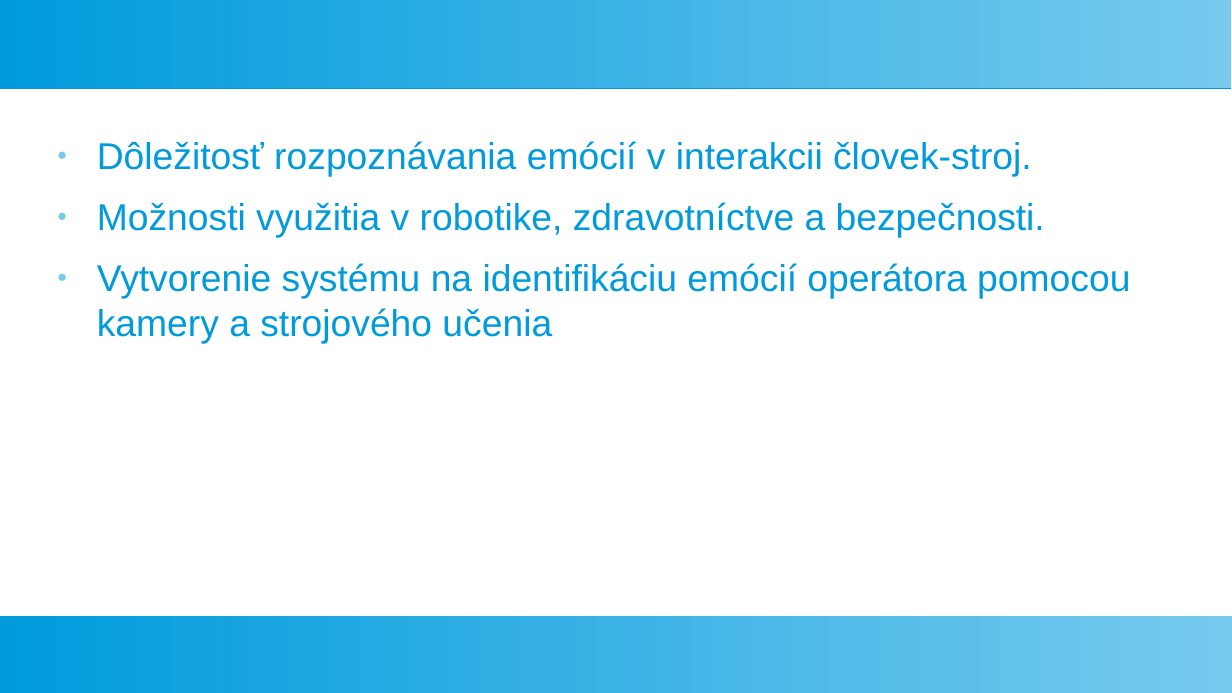
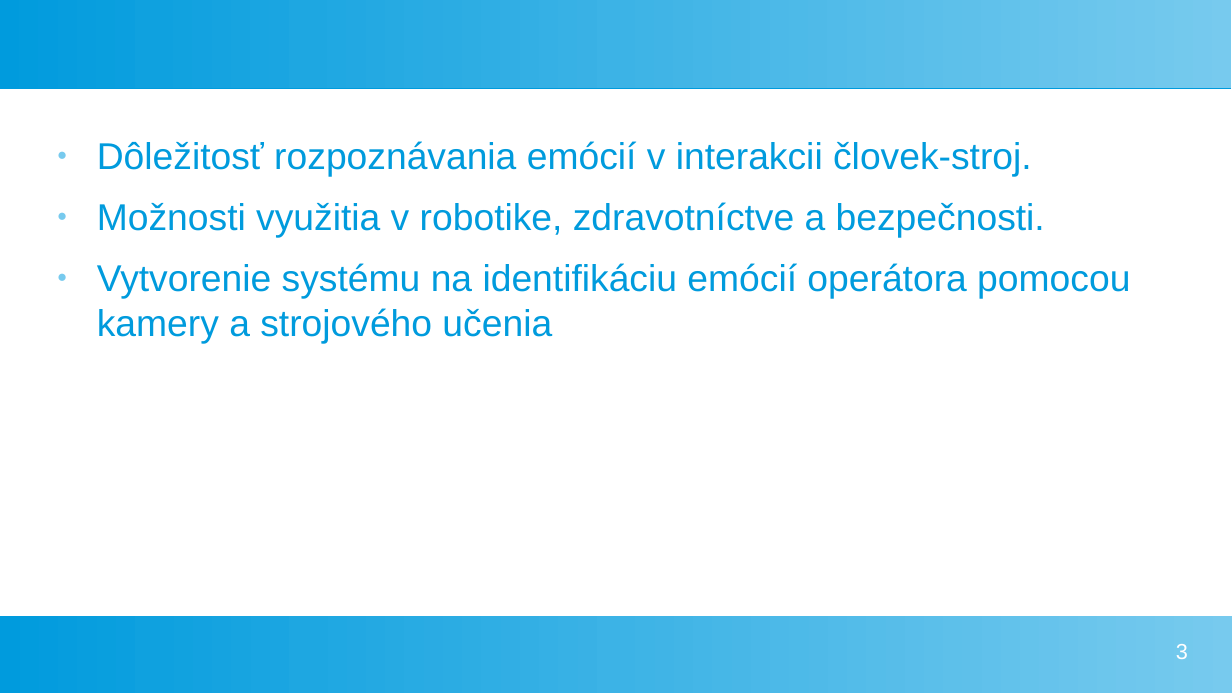
Before and after one commit to KocurMaros/master_thesis_practical, a slide deck: slide 3 of presentation.odp (slide 2 before the commit). Drawn at 1232x693 pixels with LibreOffice and Linux fonts; fonts in the diff are those of the drawing. Boxes give left, top, right and bottom in pixels: in the first picture for what was removed or moved away, otherwise in the second. Text is boxed around its words. In the diff, an @@ line names an element or a change of style, - is before the commit and + after.

```diff
--- a/presentation.odp
+++ b/presentation.odp
@@ page number added at [1176,644,1188,659], 14 pt, text #FFFFFF @@
+3
```
Also in this commit, not shown: 6 other slides changed, 4 slides added, 1 slide removed, 4 other files.
